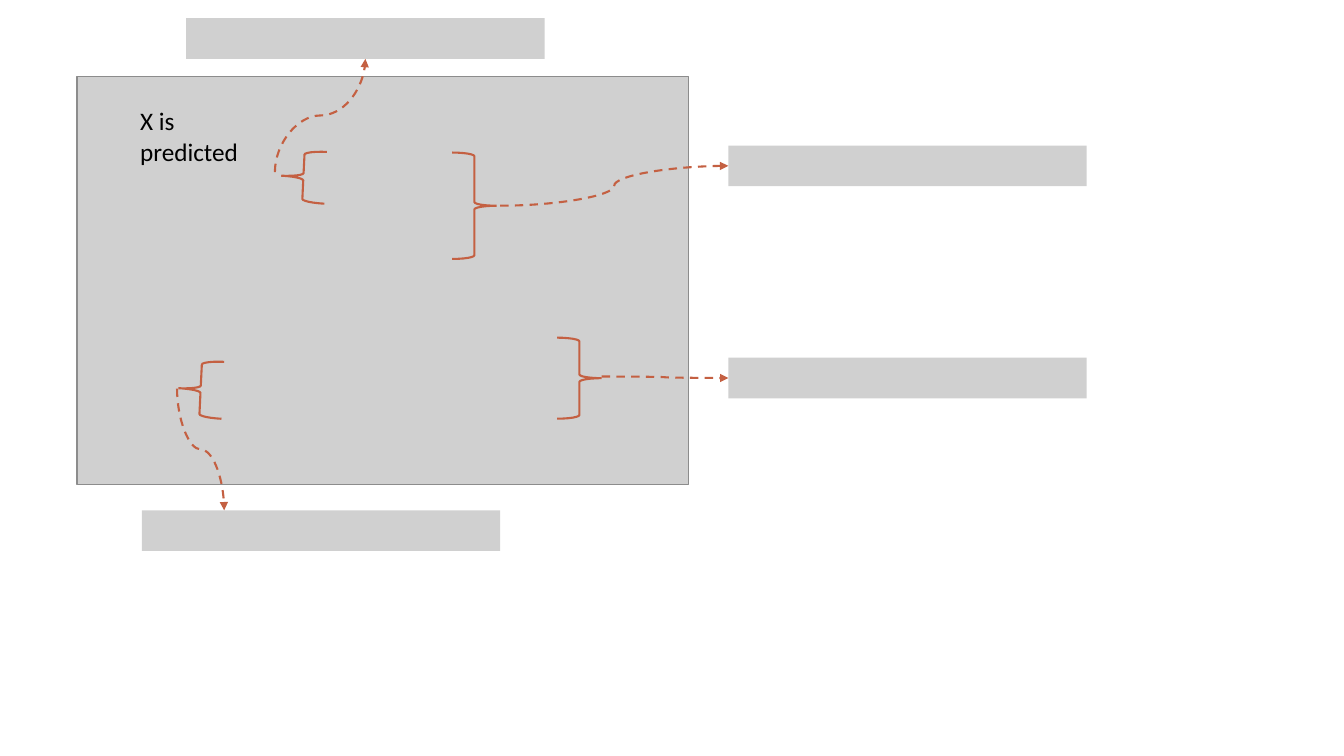
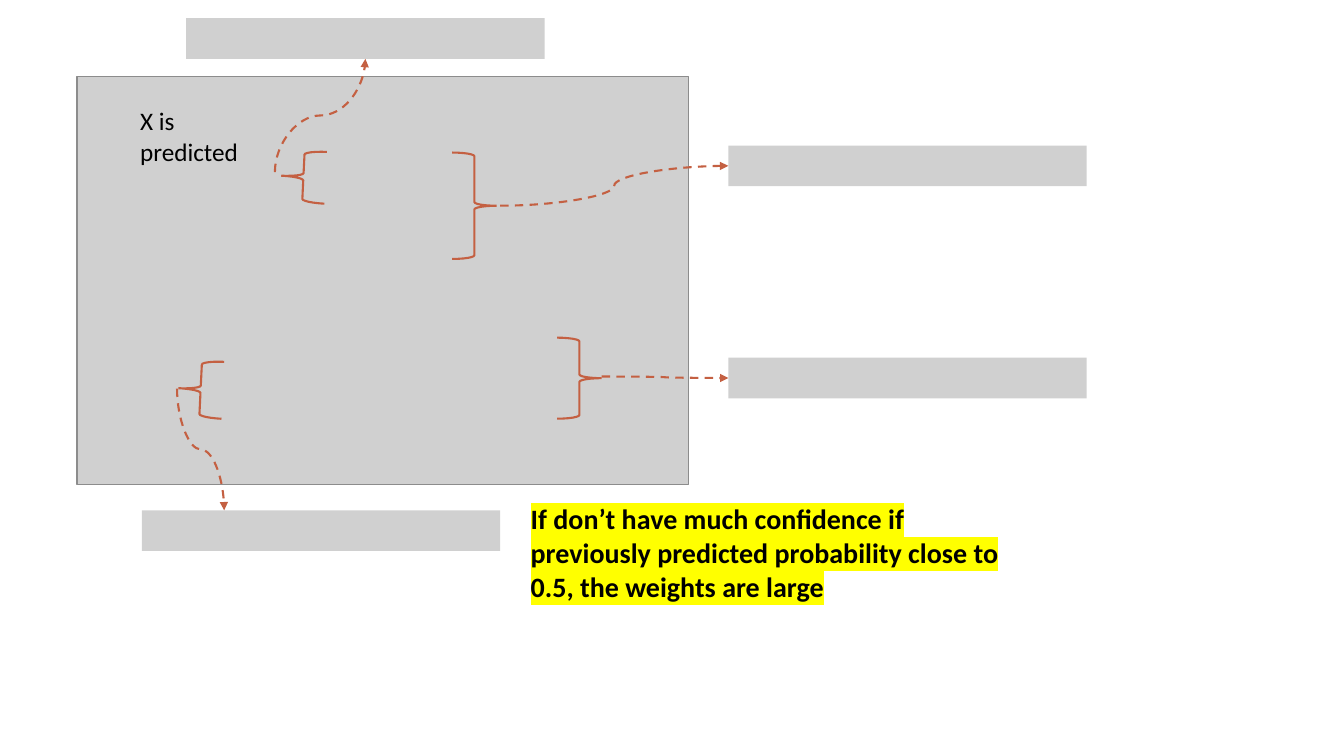
Before and after one commit to beckswu/beckswu.github.io, a slide deck: slide 25 of img/post/Natural-Language-Processing/course2/formula.pptx. Drawn at 1344x756 pixels with LibreOffice and Linux fonts; fonts in the diff are those of the drawing; grey boxes stand for pictures. Boxes give left, top, right and bottom in pixels: in the first picture for what was removed or moved away, otherwise in the second. Text is boxed around its words. In the diff, an @@ line names an element or a change of style, - is before the commit and + after.

```diff
--- a/img/post/Natural-Language-Processing/course2/formula.pptx
+++ b/img/post/Natural-Language-Processing/course2/formula.pptx
@@ text added at box(531, 509, 999, 602), 20 pt, text #000000, bold @@
+If don’t have much confidence if previously predicted probability close to 0.5, the weights are large
```
Also in this commit, not shown: 3 slides added, 3 other files.
